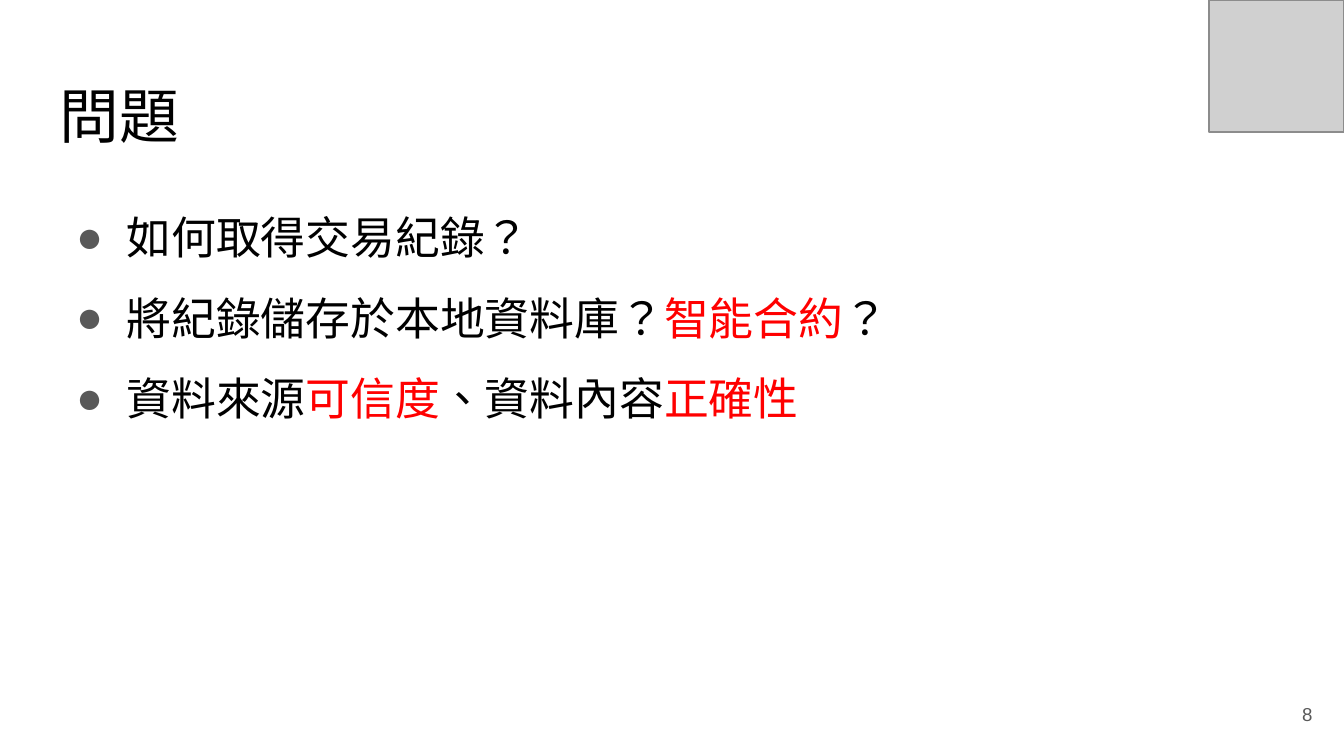
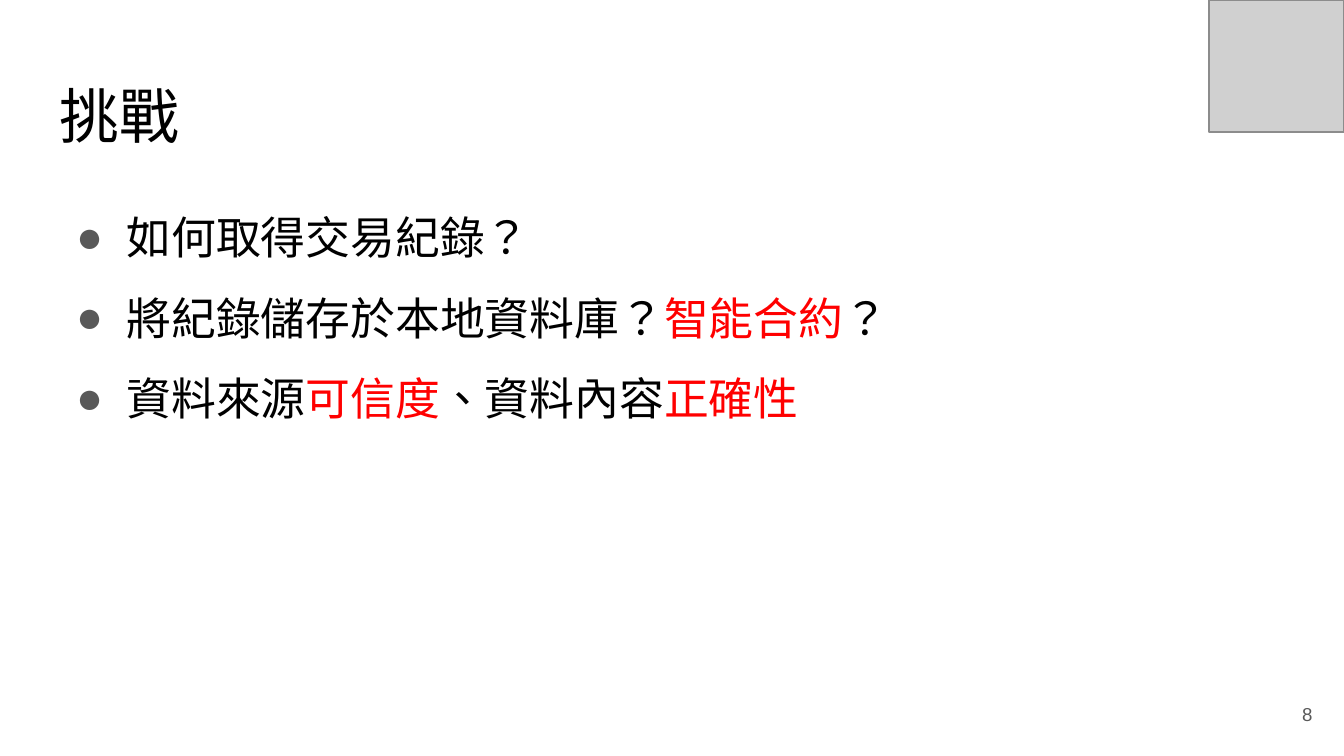
Before and after one commit to RyuChu/A-Decentralized-Digital-Currency-Tracing-Service, a slide deck: slide 8 of Documents/論文簡報_V3.pptx. Drawn at 1344x756 pixels with LibreOffice and Linux fonts; fonts in the diff are those of the drawing; grey boxes stand for pictures. Boxes give left, top, right and bottom in pixels: in the first picture for what was removed or moved away, otherwise in the second. Text is boxed around its words. In the diff, an @@ line names an element or a change of style, - is before the commit and + after.

```diff
--- a/Documents/論文簡報_V3.pptx
+++ b/Documents/論文簡報_V3.pptx
@@ title at <box>59,88,178,143</box>: text changed @@
-問題
+挑戰
```
Also in this commit, not shown: 18 other slides changed.
